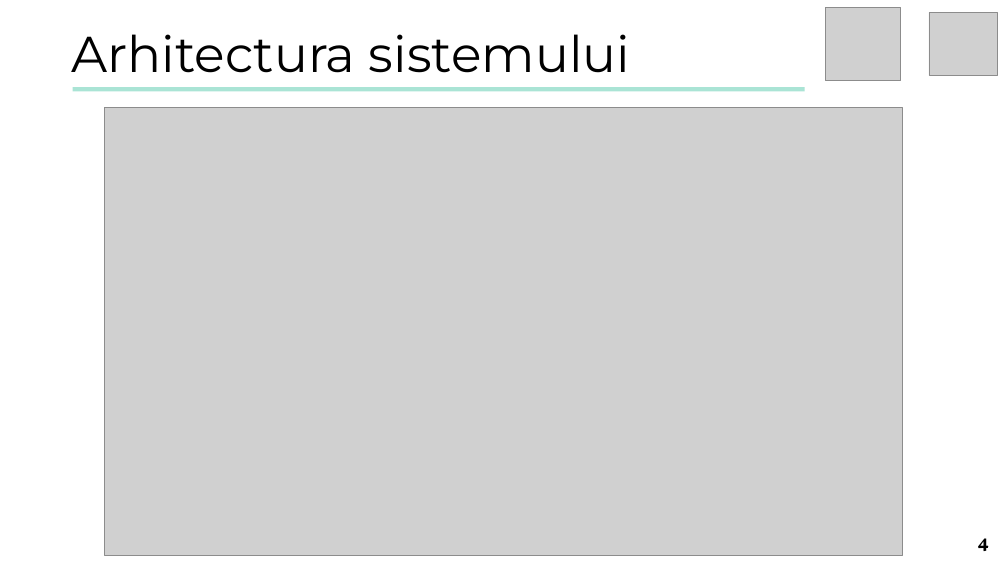
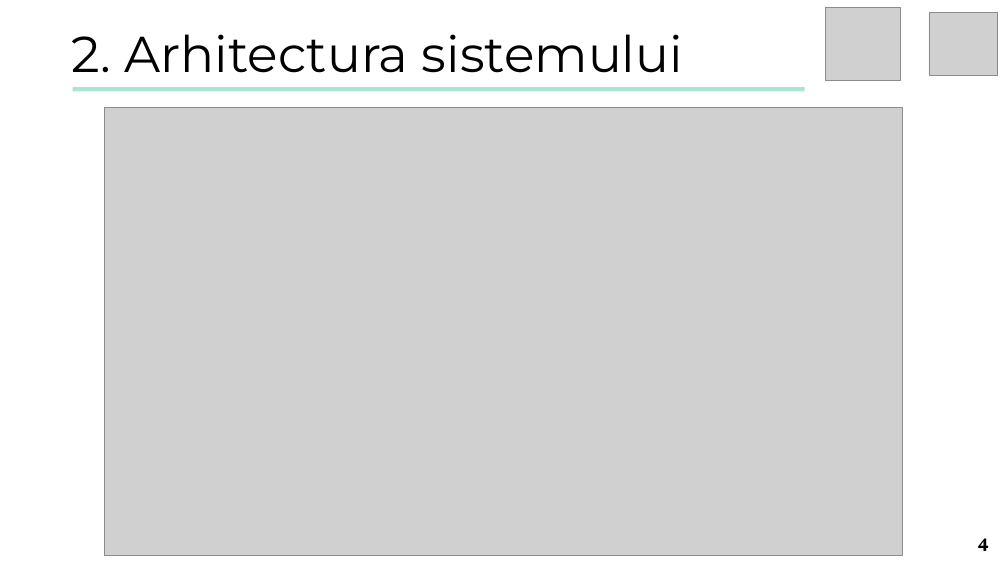
Before and after one commit to turcunicusor/Licenta, a slide deck: slide 4 of Documentation/Presentation.pptx. Drawn at 1008x567 pixels with LibreOffice and Linux fonts; fonts in the diff are those of the drawing; grey boxes stand for pictures. Boxes give left, top, right and bottom in pixels: in the first picture for what was removed or moved away, otherwise in the second. Text is boxed around its words. In the diff, an @@ line names an element or a change of style, - is before the commit and + after.

```diff
--- a/Documentation/Presentation.pptx
+++ b/Documentation/Presentation.pptx
@@ text at bbox=[72, 34, 683, 73]: text changed @@
-Arhitectura sistemului
+2. Arhitectura sistemului
```
Also in this commit, not shown: 7 other slides changed, 3 slides added, 1 other file.
